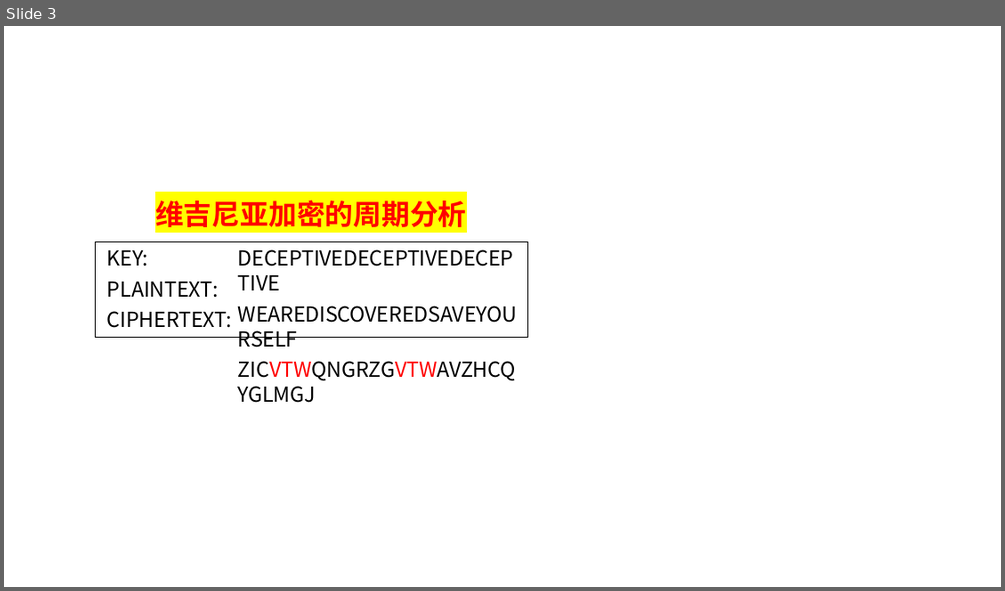
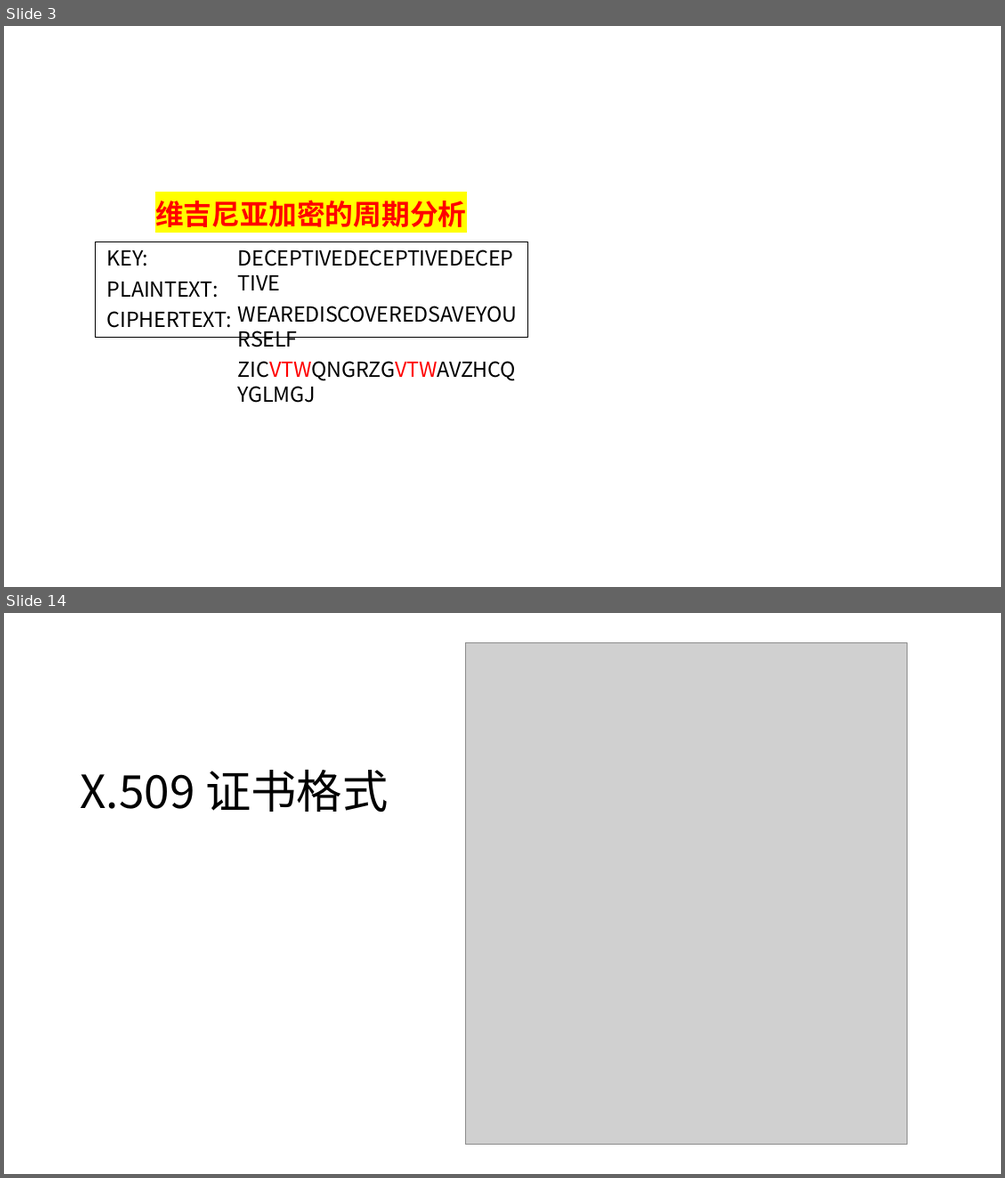
Before and after one commit to guofei9987/a, a slide deck: computer/cipher/chipper.pptx. Shown one above the other, each under a label of ours: slide 3 before the commit, slides 3 and 14 after it; the slides between them are not shown. The pictures are 1005x591 and 1005x1178 pixels, drawn with LibreOffice and Linux fonts; fonts in the diff are those of the drawing; grey boxes stand for pictures. Boxes give left, top, right and bottom in pixels: in the first picture for what was removed or moved away, otherwise in the second. Text is boxed around its words. In the diff, an @@ line names an element or a change of style, - is before the commit and + after.

```diff
--- a/computer/cipher/chipper.pptx
+++ b/computer/cipher/chipper.pptx
@@ slide 14 added at (4, 613, 1001, 1174), background #FFFFFF @@
@@ picture added at (465, 643, 907, 1144) @@
@@ title added at (80, 770, 388, 812), 44 pt, text #000000 @@
+X.509 证书格式
```
Also in this commit, not shown: 18 other slides added, 1 slide removed, 7 other files.
